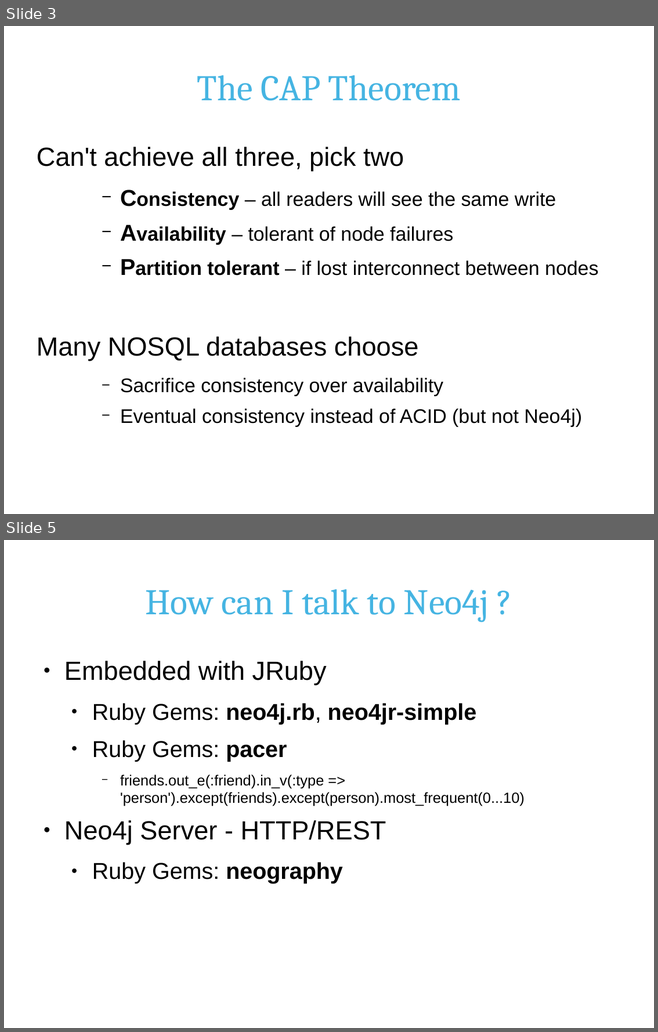
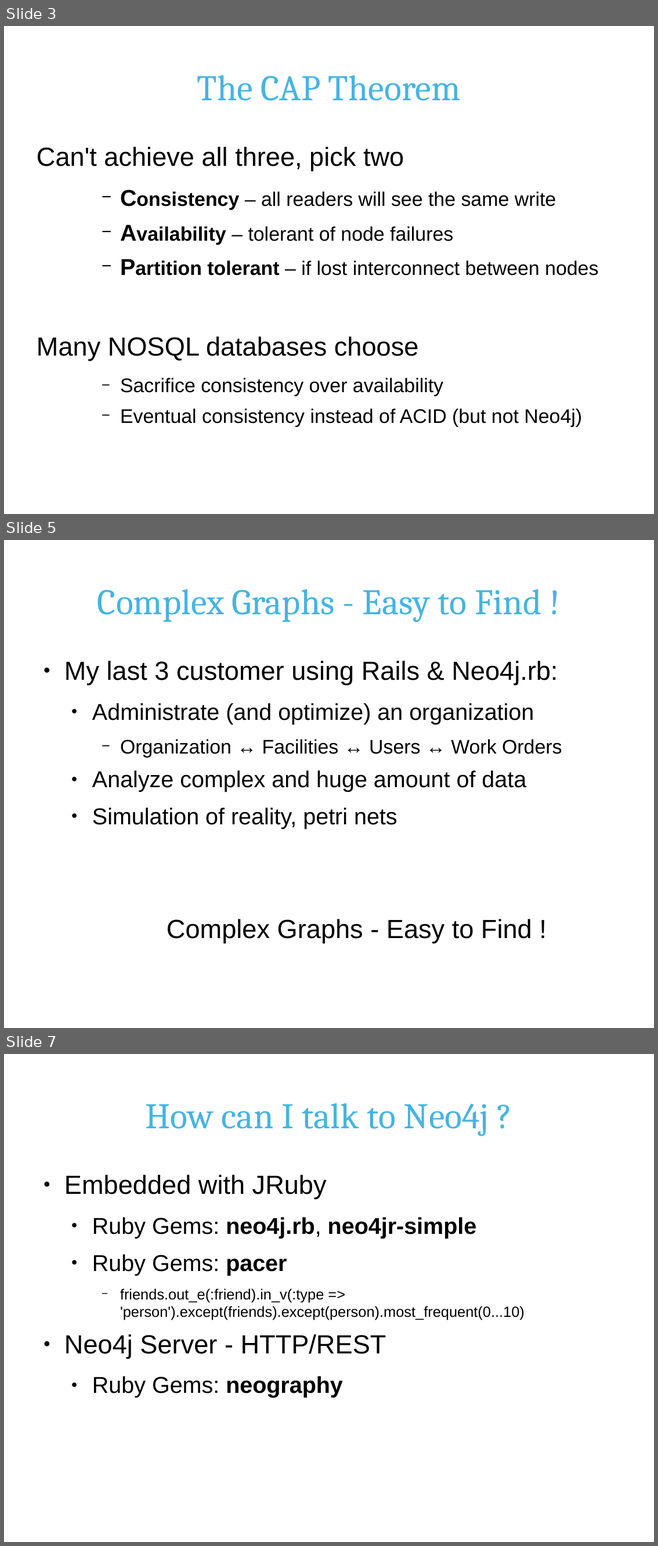
Before and after one commit to andreasronge/andreasronge.github.com, a slide deck: rails-conf.rb.odp. Shown one above the other, each under a label of ours: slides 3 and 5 before the commit, slides 3, 5 and 7 after it; the slides between them are not shown. The pictures are 658x1032 and 658x1546 pixels, drawn with LibreOffice and Linux fonts; fonts in the diff are those of the drawing; background and template pictures are left out. Boxes give left, top, right and bottom in pixels: in the first picture for what was removed or moved away, otherwise in the second. Text is boxed around its words. In the diff, an @@ line names an element or a change of style, - is before the commit and + after.

```diff
--- a/rails-conf.rb.odp
+++ b/rails-conf.rb.odp
@@ slide 5 added at [4,540,654,1028], background #FFFFFF @@
@@ title added at [97,589,542,622], 44 pt, text #45B4E2 @@
+Complex Graphs - Easy to Find !
@@ text added at [64,661,562,943], 28 pt, text #000000 @@
+● My last 3 customer using Rails & Neo4j.rb:
+  ● Administrate (and optimize) an organization
+    − Organization ↔ Facilities ↔ Users ↔ Work Orders
+  ● Analyze complex and huge amount of data
+  ● Simulation of reality, petri nets
+Complex Graphs - Easy to Find !
@@ what was slide 5 is now slide 7 @@
```
Also in this commit, not shown: 1 slide changed, 3 other slides added, 1 other file.
